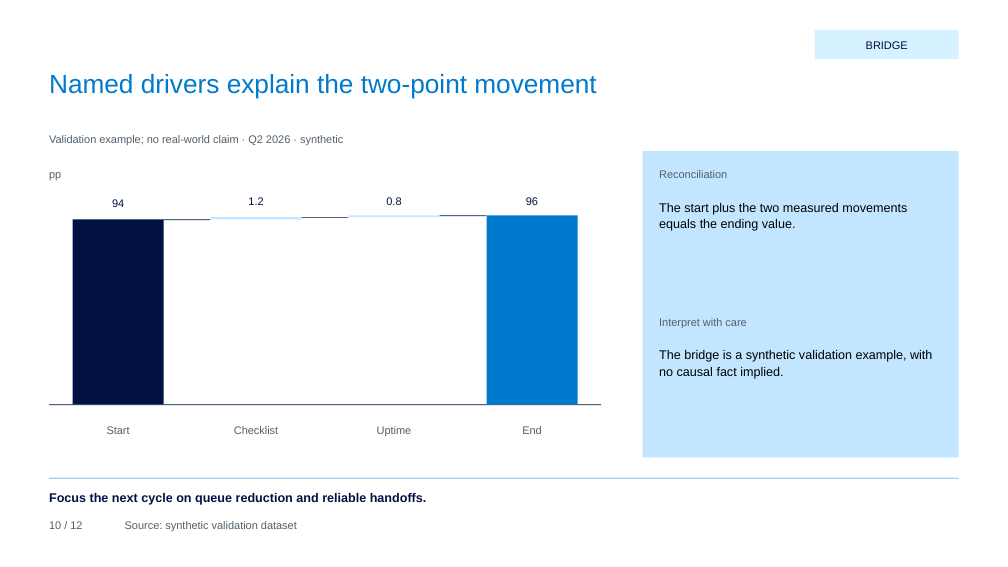
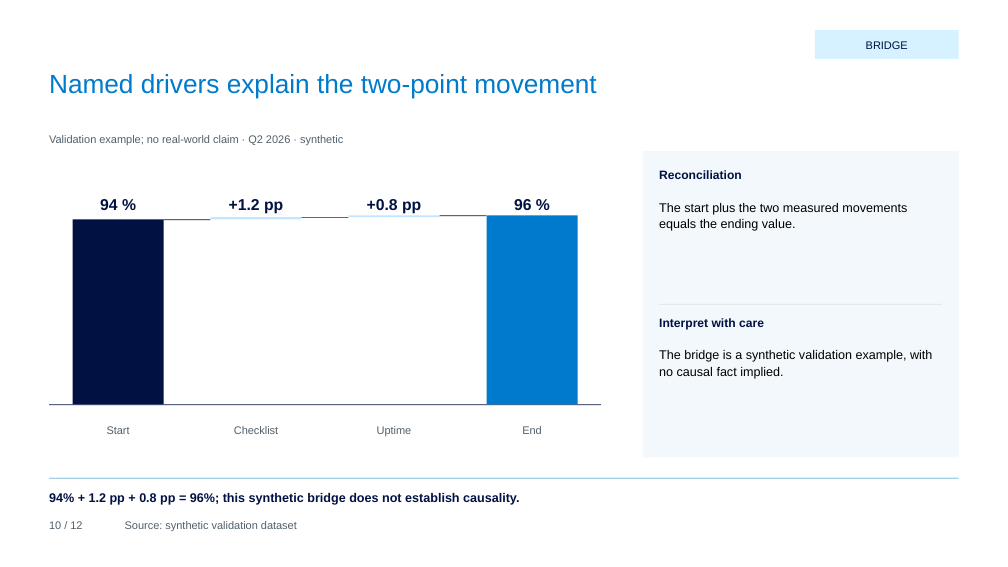
Before and after one commit to hustcer/pptx-nova, a slide deck: slide 10 of pptx-nova/assets/examples/deckkits/sky-compass/deck.pptx. Drawn at 1008x567 pixels with LibreOffice and Linux fonts; fonts in the diff are those of the drawing. Boxes give left, top, right and bottom in pixels: in the first picture for what was removed or moved away, otherwise in the second. Text is boxed around its words. In the diff, an @@ line names an element or a change of style, - is before the commit and + after.

Commit message:
feat(pptx-nova): refine sky-compass presentation design
- Replace the heavy gray cover sector with bounded, editable compass arcs
  and strengthen title, metric, and explanation-panel hierarchy.
- Honor planned table typography, allocate columns per layout, and reject
  numeric values or units that would wrap across lines.
- Clarify whole-process targets and bridge level-versus-delta units while
  preserving every numeric fact and native chart/table source value.
- Refresh the showcase, design projections, catalog quality metadata, and
  reviewed zero-issue baseline; retain candidate readiness and host limits.
- Add regression coverage for cover geometry, typography, and Chinese units,
  and update the listing test to invoke the renamed just ls recipe.
- Validate 36 canonical pages, 12-page PowerPoint PDF export, package XML,
  smoke/public audits, and 681 passing tests with 39 conditional skips.

```diff
--- a/pptx-nova/assets/examples/deckkits/sky-compass/deck.pptx
+++ b/pptx-nova/assets/examples/deckkits/sky-compass/deck.pptx
@@ text removed at (49,172,61,180) @@
-pp
@@ rectangle at (643,151,959,457): fill #C2E6FF to #F2F8FC @@
@@ text "Reconciliation" at (659,170,742,179): size 10.5 to 11.5 pt, text colour #52606B to #001142, bold on @@
@@ text at (100,199,118,210): text changed; size 10.5 to 15 pt; bold on @@
-94
+94 %
@@ text at (229,199,283,214): text changed; size 10.5 to 15 pt; bold on @@
-1.2
++1.2 pp
@@ text at (367,199,421,214): text changed; size 10.5 to 15 pt; bold on @@
-0.8
++0.8 pp
@@ text at (514,199,532,210): text changed; size 10.5 to 15 pt; bold on @@
-96
+96 %
@@ text "Interpret with care" at (659,318,764,329): size 10.5 to 11.5 pt, text colour #52606B to #001142, bold on @@
@@ text at (49,493,519,505): text changed @@
-Focus the next cycle on queue reduction and reliable handoffs.
+94% + 1.2 pp + 0.8 pp = 96%; this synthetic bridge does not establish causality.
```
Also in this commit, not shown: 11 other slides changed, 29 other files.
